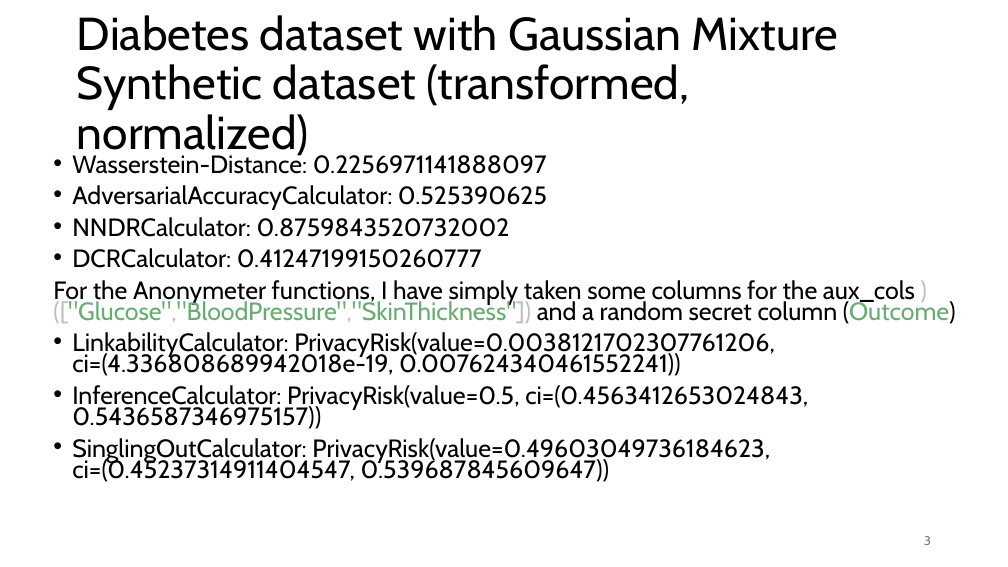
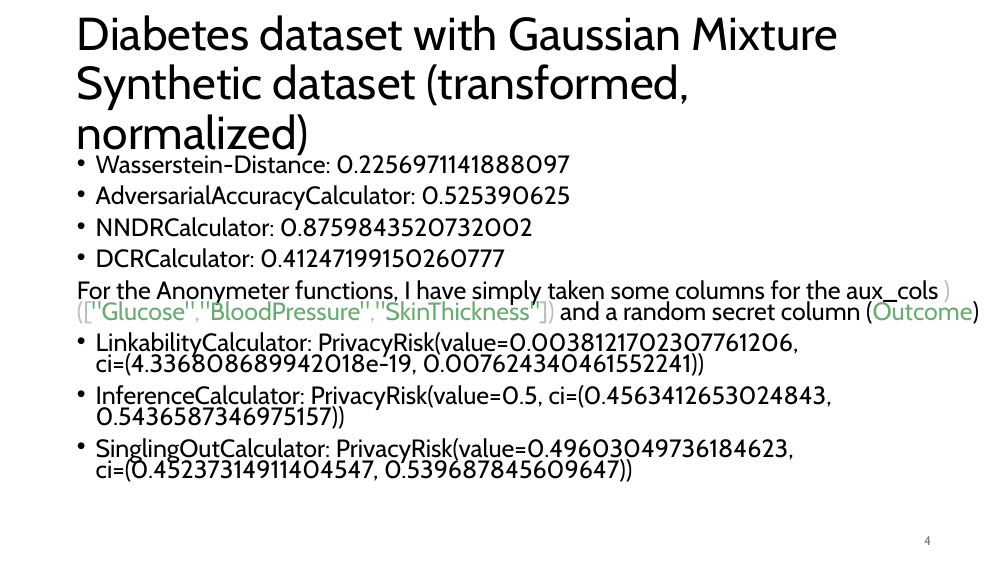
Before and after one commit to Karo2222/synprivutil, a slide deck: slide 4 of Powerpoint-Slides/Notes.pptx (slide 3 before the commit). Drawn at 1008x567 pixels with LibreOffice and Linux fonts; fonts in the diff are those of the drawing. Boxes give left, top, right and bottom in pixels: in the first picture for what was removed or moved away, otherwise in the second. Text is boxed around its words. In the diff, an @@ line names an element or a change of style, - is before the commit and + after.

```diff
--- a/Powerpoint-Slides/Notes.pptx
+++ b/Powerpoint-Slides/Notes.pptx
@@ text "Wasserstein-Distance: 0.2256971141888097": place and size @@
-text "Wasserstein-Distance: 0.2256971141888097" at [53, 152, 956, 482]
+text "Wasserstein-Distance: 0.2256971141888097" at [77, 152, 979, 482]
@@ page number at [924, 536, 931, 545]: text changed @@
-3
+4
```
Also in this commit, not shown: 3 other slides changed.
